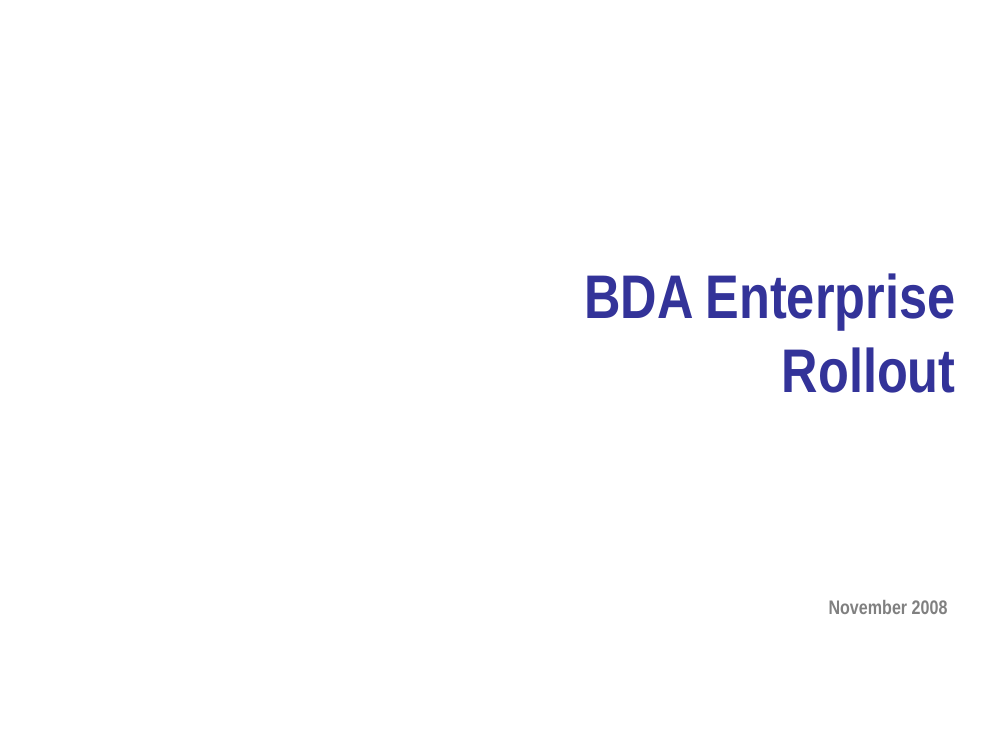
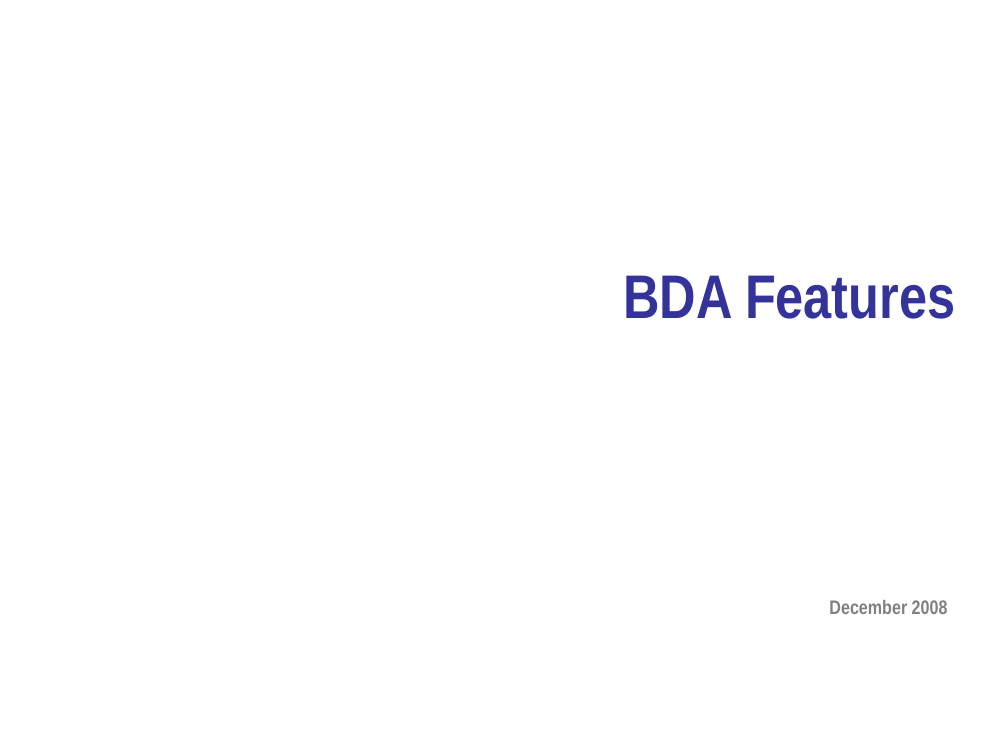
Before and after one commit to NCIP/automation, a slide deck: slide 1 of docs/roadmap/bda-demo.ppt. Drawn at 1008x756 pixels with LibreOffice and Linux fonts; fonts in the diff are those of the drawing; background and template pictures are left out. Boxes give left, top, right and bottom in pixels: in the first picture for what was removed or moved away, otherwise in the second. Text is boxed around its words. In the diff, an @@ line names an element or a change of style, - is before the commit and + after.

```diff
--- a/docs/roadmap/bda-demo.ppt
+++ b/docs/roadmap/bda-demo.ppt
@@ title at (x1=623, y1=275, x2=955, y2=319): text changed @@
-BDA Enterprise Rollout
+BDA Features
@@ text at (x1=829, y1=600, x2=948, y2=614): text changed @@
-November 2008
+December 2008
```
Also in this commit, not shown: 7 other slides changed, 1 slide added, 2 slides removed, 1 other file.
